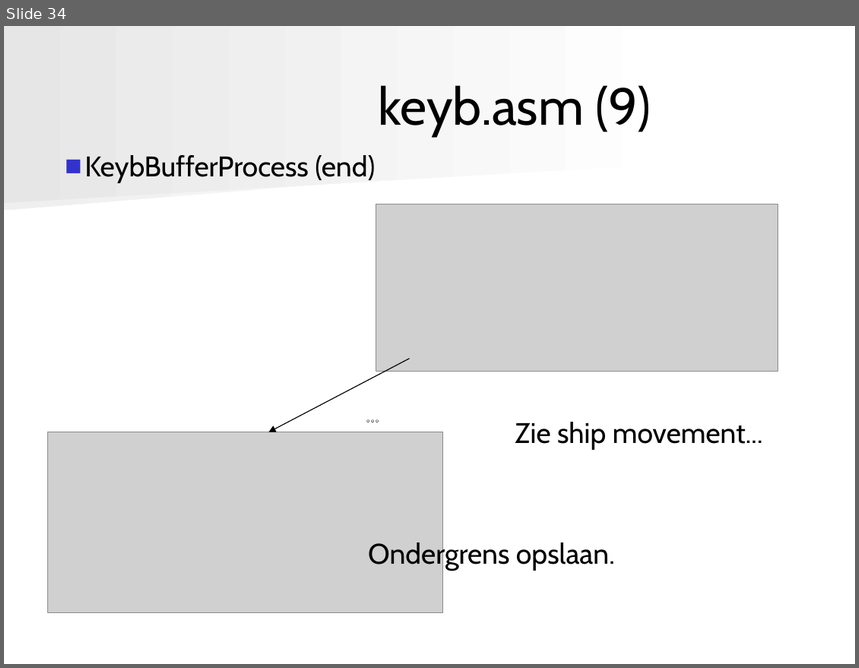
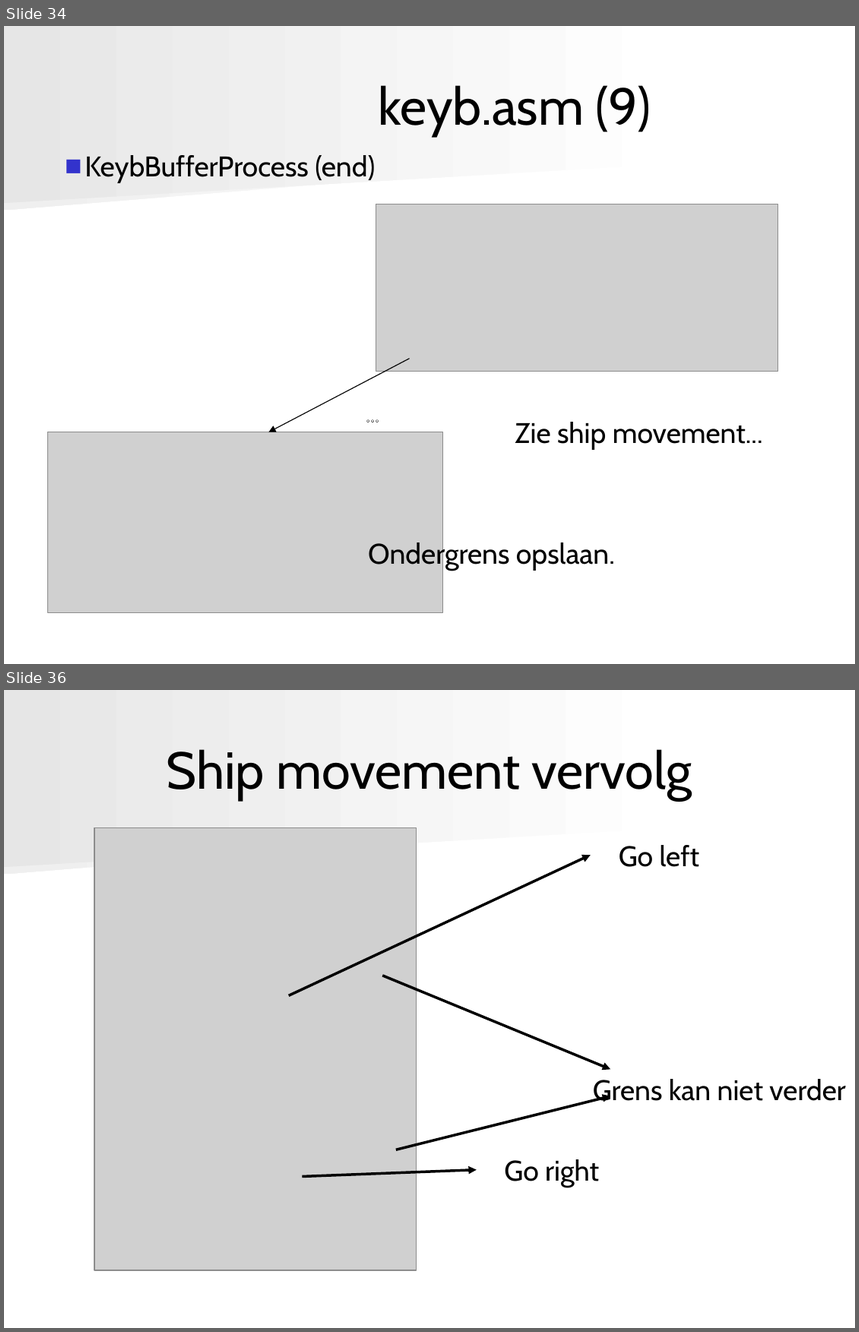
Before and after one commit to angryzor/space_invaders_8086, a slide deck: Presentatie.ppt. Shown one above the other, each under a label of ours: slide 34 before the commit, slides 34 and 36 after it; the slides between them are not shown. The pictures are 859x668 and 859x1332 pixels, drawn with LibreOffice and Linux fonts; fonts in the diff are those of the drawing; grey boxes stand for pictures. Boxes give left, top, right and bottom in pixels: in the first picture for what was removed or moved away, otherwise in the second. Text is boxed around its words. In the diff, an @@ line names an element or a change of style, - is before the commit and + after.

```diff
--- a/Presentatie.ppt
+++ b/Presentatie.ppt
@@ slide 36 added at (4,690,855,1328), background #FFFFFF; not listed: 2 template elements that a slide beside it also shows @@
@@ title added at (167,749,693,801), 44 pt, text #000000 @@
+Ship movement vervolg
@@ picture added at (94,828,416,1271) @@
@@ text added at (619,845,700,867), 24 pt, text #000000 @@
+Go left
@@ arrow added from (289, 996) to (591, 855), #000000 2.24 pt @@
@@ arrow added from (382, 976) to (611, 1070), #000000 2.24 pt @@
@@ arrow added from (396, 1150) to (611, 1096), #000000 2.24 pt @@
@@ text added at (593,1079,845,1103), 24 pt, text #000000 @@
+Grens kan niet verder
@@ text added at (504,1160,599,1188), 24 pt, text #000000 @@
+Go right
@@ arrow added from (302, 1177) to (477, 1170), #000000 2.24 pt @@
```
Also in this commit, not shown: 4 slides changed, 7 other slides added.
